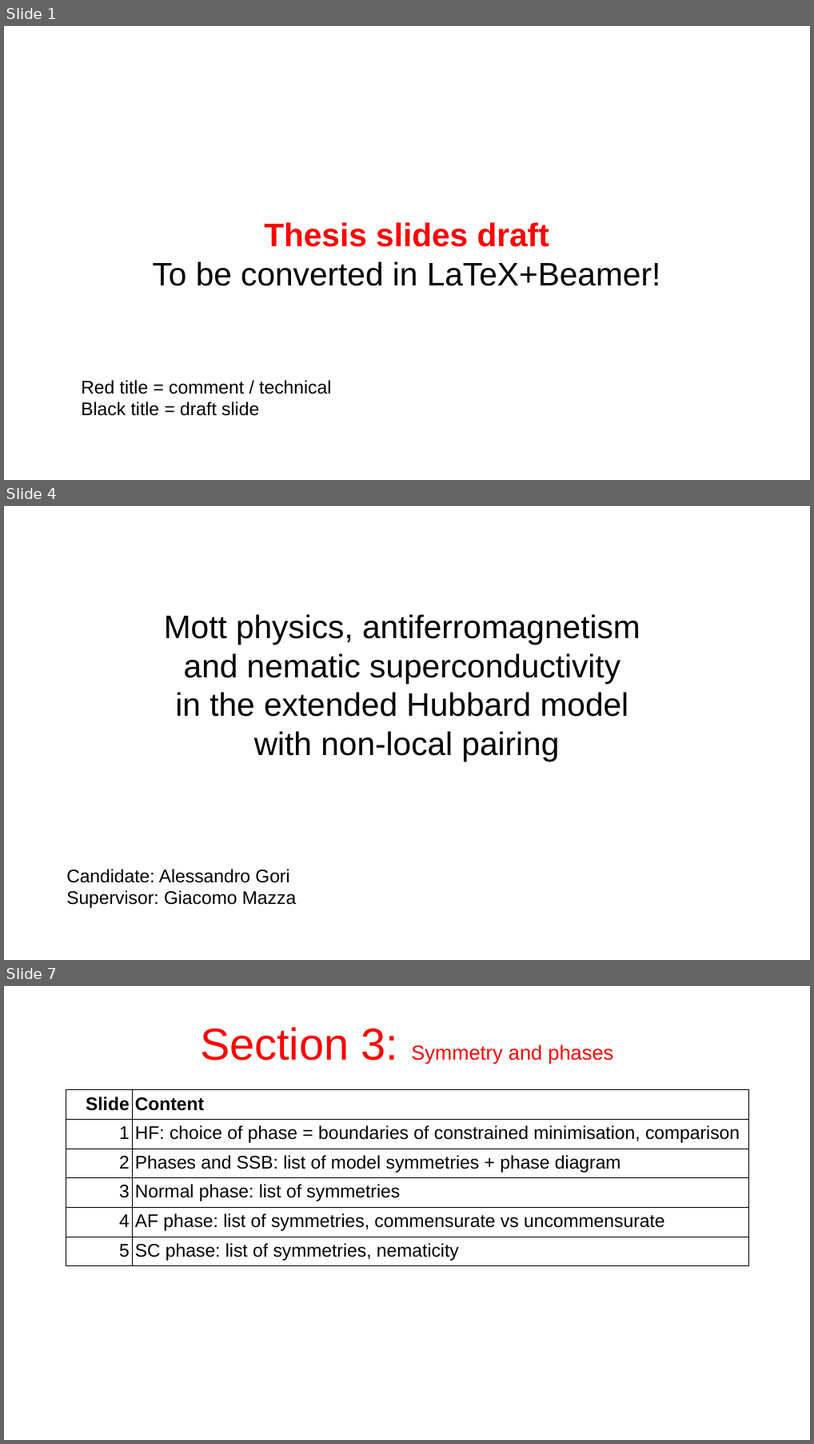
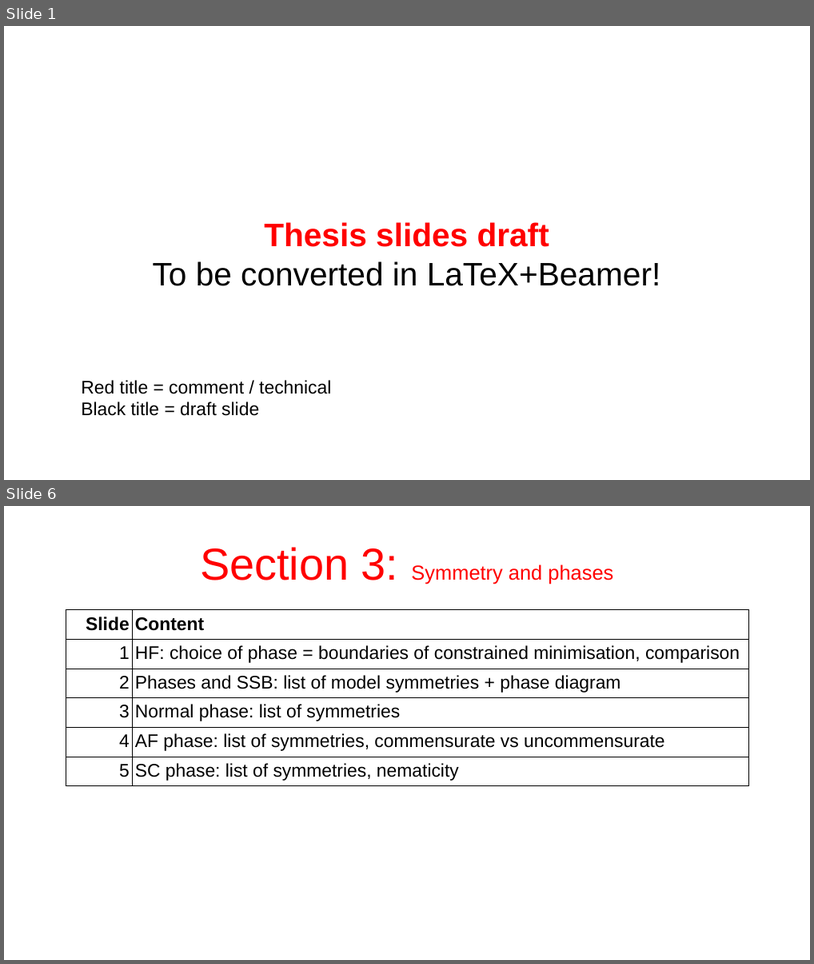
Before and after one commit to nepero27178/EHM-HF, a slide deck: Slides/draft.odp. Shown one above the other, each under a label of ours: slides 1, 4 and 7 before the commit, slides 1 and 6 after it; the slides between them are not shown. The pictures are 814x1444 and 814x964 pixels, drawn with LibreOffice and Linux fonts; fonts in the diff are those of the drawing. Boxes give left, top, right and bottom in pixels: in the first picture for what was removed or moved away, otherwise in the second. Text is boxed around its words. In the diff, an @@ line names an element or a change of style, - is before the commit and + after.

```diff
--- a/Slides/draft.odp
+++ b/Slides/draft.odp
@@ slide 4 removed at [4, 506, 810, 960], background #FFFFFF @@
@@ title removed at [164, 614, 641, 761] @@
-Mott physics, antiferromagnetism
-and nematic superconductivity
-in the extended Hubbard model
-with non-local pairing
@@ text removed at [66, 868, 296, 908] @@
-Candidate: Alessandro Gori
-Supervisor: Giacomo Mazza
@@ what was slide 7 is now slide 6 @@
```
Also in this commit, not shown: 4 slides changed, 28 other files.
